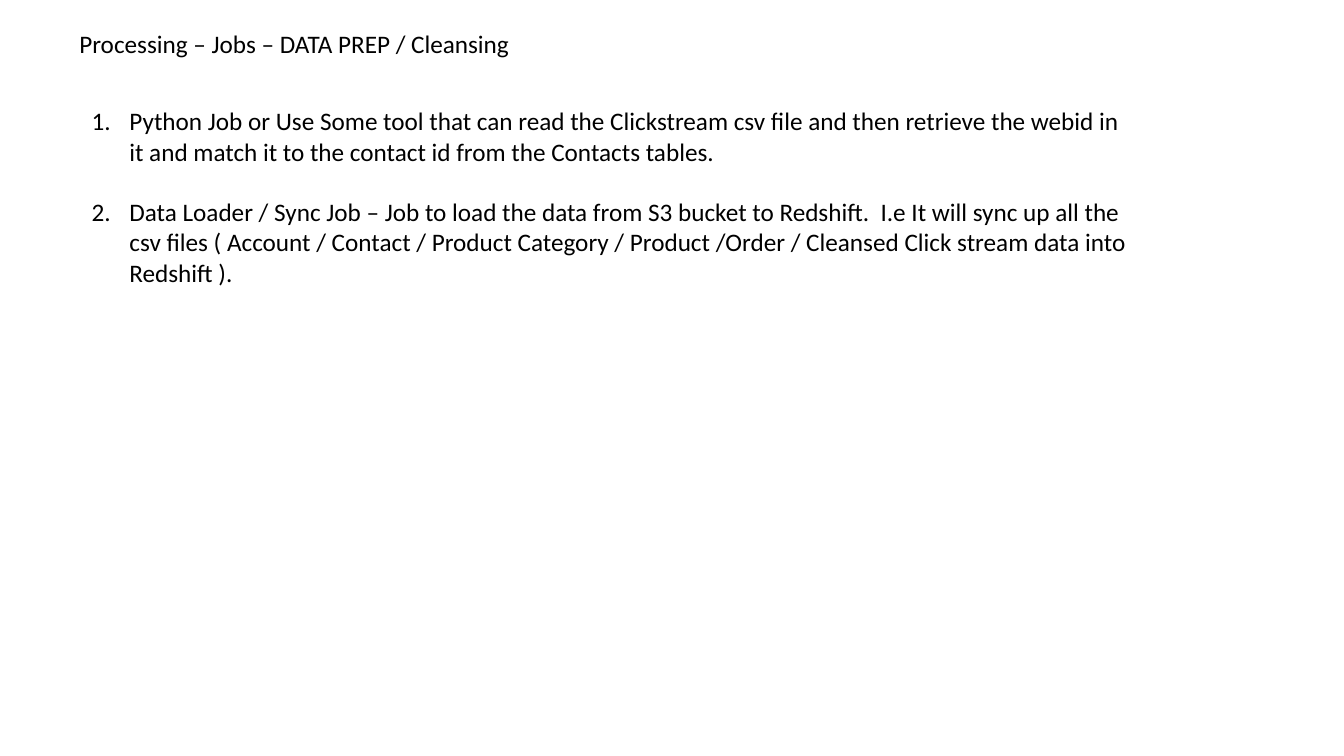
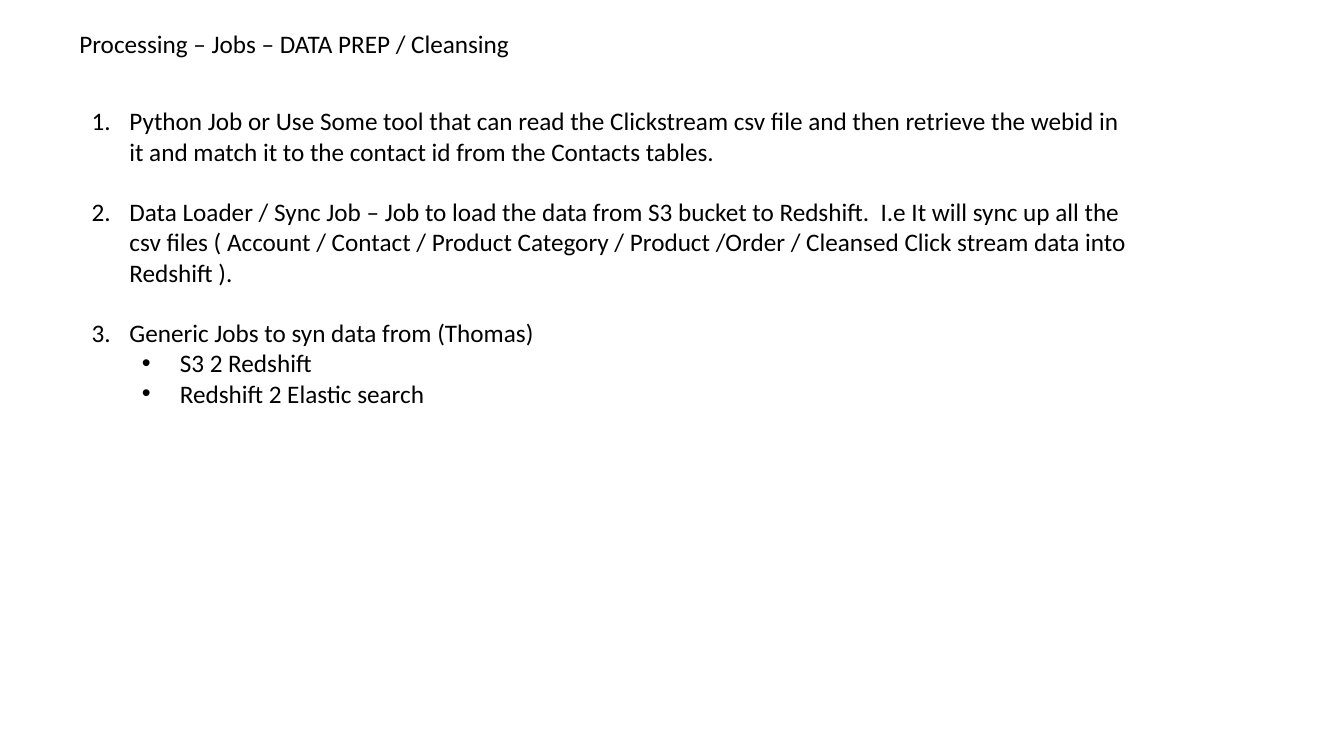
Before and after one commit to saagie/demo-customer360, a slide deck: slide 8 of Customer360.pptx. Drawn at 1344x756 pixels with LibreOffice and Linux fonts; fonts in the diff are those of the drawing. Boxes give left, top, right and bottom in pixels: in the first picture for what was removed or moved away, otherwise in the second. Text is boxed around its words. In the diff, an @@ line names an element or a change of style, - is before the commit and + after.

```diff
--- a/Customer360.pptx
+++ b/Customer360.pptx
@@ text at [129, 323, 533, 404]: paragraphs added @@
+3. Generic Jobs to syn data from (Thomas)
+  • S3 2 Redshift
+  • Redshift 2 Elastic search
```
Also in this commit, not shown: 1 other slide changed.
